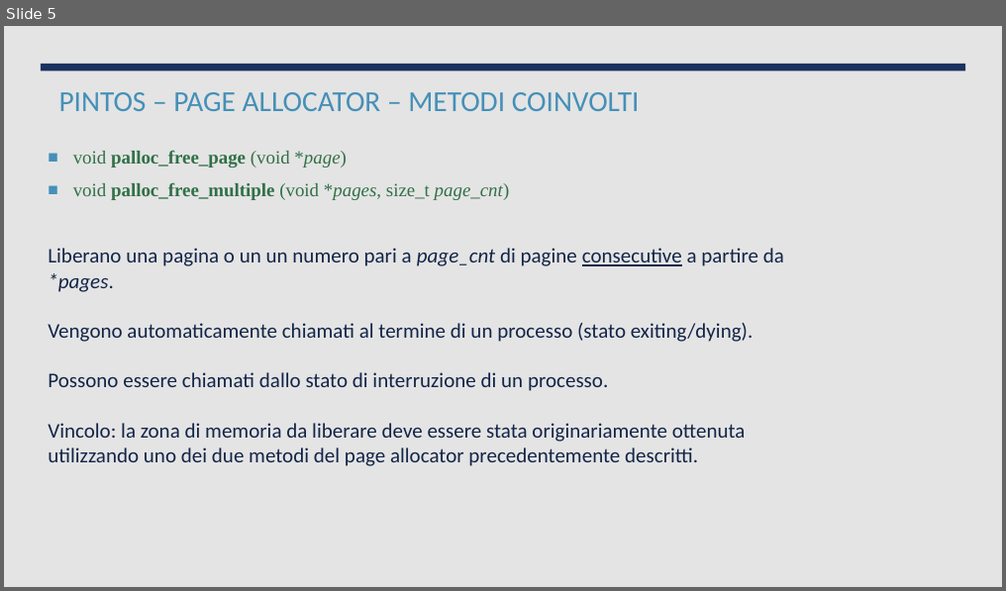
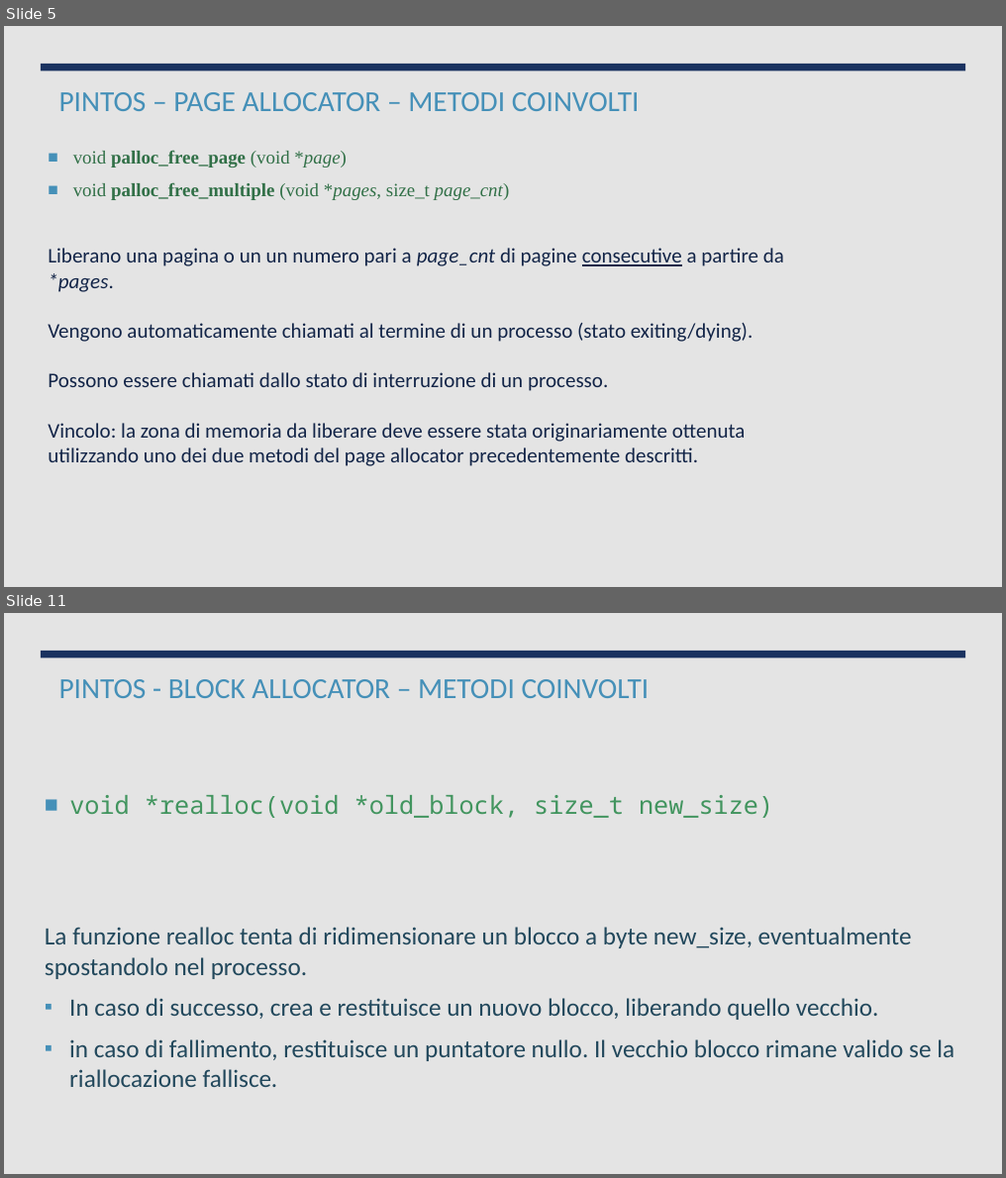
Before and after one commit to ProgrammazioneDiSistema2023-IA-ZZ/Group07, a slide deck: PintOS - Gestione Memoria.pptx. Shown one above the other, each under a label of ours: slide 5 before the commit, slides 5 and 11 after it; the slides between them are not shown. The pictures are 1006x591 and 1006x1178 pixels, drawn with LibreOffice and Linux fonts; fonts in the diff are those of the drawing. Boxes give left, top, right and bottom in pixels: in the first picture for what was removed or moved away, otherwise in the second. Text is boxed around its words. In the diff, an @@ line names an element or a change of style, - is before the commit and + after.

```diff
--- a/PintOS - Gestione Memoria.pptx
+++ b/PintOS - Gestione Memoria.pptx
@@ slide 11 added at (4, 613, 1002, 1174), background #EBEBEB @@
@@ rectangle added at (4, 613, 1002, 1174), fill #E4E4E4 @@
@@ rectangle added at (41, 651, 966, 658), fill #1A3260 @@
@@ title added at (59, 679, 649, 698), 28 pt, text #4590B8 @@
+PINTOS - BLOCK ALLOCATOR – METODI COINVOLTI
@@ text added at (69, 795, 773, 818), 24 pt, text #42955F @@
+■ void *realloc(void *old_block, size_t new_size)
@@ text added at (45, 927, 954, 1087), 24 pt, text #23485C @@
+La funzione realloc tenta di ridimensionare un blocco a byte new_size, eventualmente spostandolo nel processo.
+▪ In caso di successo, crea e restituisce un nuovo blocco, liberando quello vecchio.
+▪ in caso di fallimento, restituisce un puntatore nullo. Il vecchio blocco rimane valido se la riallocazione fallisce.
```
Also in this commit, not shown: 6 other slides added.
